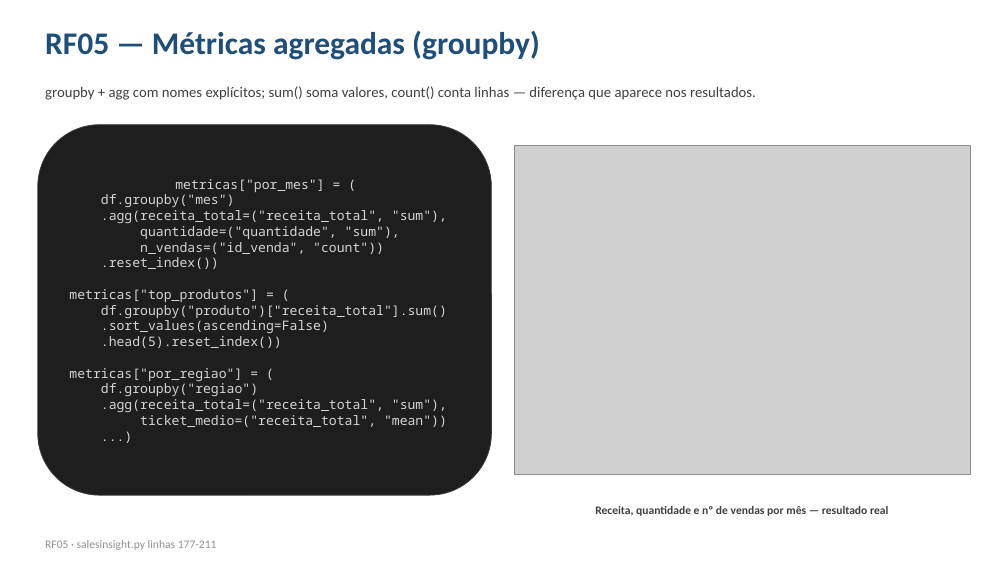
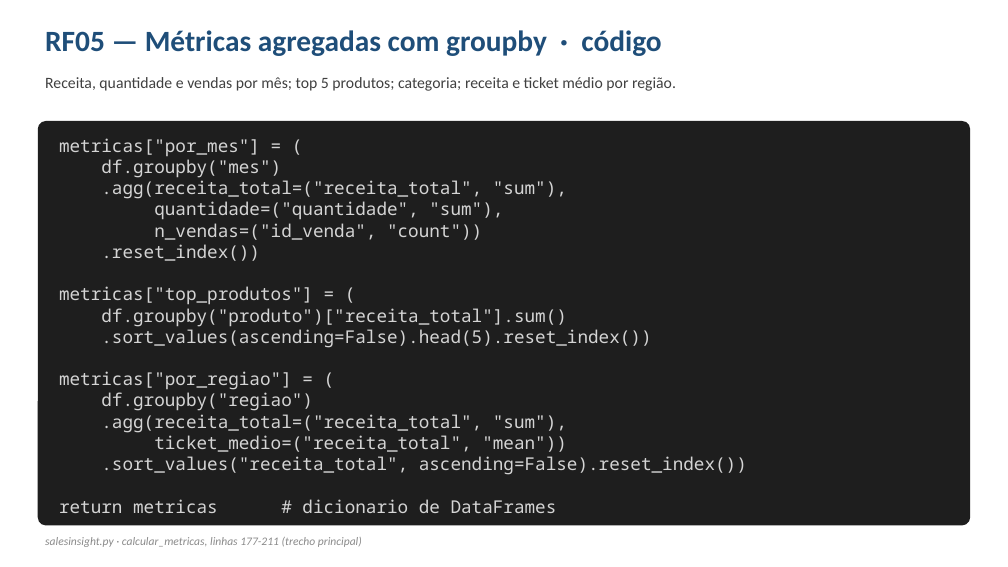
Before and after one commit to petersongardin/SalesInsight-PY, a slide deck: slide 12 of SalesInsight_PY.pptx (slide 7 before the commit). Drawn at 1008x567 pixels with LibreOffice and Linux fonts; fonts in the diff are those of the drawing; grey boxes stand for pictures. Boxes give left, top, right and bottom in pixels: in the first picture for what was removed or moved away, otherwise in the second. Text is boxed around its words. In the diff, an @@ line names an element or a change of style, - is before the commit and + after.

```diff
--- a/SalesInsight_PY.pptx
+++ b/SalesInsight_PY.pptx
@@ text at <box>45,30,661,56</box>: text changed; size 30 to 28 pt @@
-RF05 — Métricas agregadas (groupby)
+RF05 — Métricas agregadas com groupby · código
@@ text removed at <box>45,86,756,100</box> @@
-groupby + agg com nomes explícitos; sum() soma valores, count() conta linhas — diferença que aparece nos resultados.
@@ text added at <box>45,77,676,91</box>, 15 pt, text #404040 @@
+Receita, quantidade e vendas por mês; top 5 produtos; categoria; receita e ticket médio por região.
@@ rounded rectangle "metricas["por_mes"] = (": place and size @@
-rounded rectangle "metricas["por_mes"] = (" at <box>38,125,492,495</box>
+rounded rectangle "metricas["por_mes"] = (" at <box>38,121,970,526</box>
@@ rounded rectangle "metricas["por_mes"] = (" at <box>38,121,970,526</box>: vertical alignment middle to top; outline #3A3A3A 0.75 pt to none; proportions changed @@
@@ text in rounded rectangle at <box>59,138,567,452</box>: size 12.5 to 16.8 pt in "metricas["por_mes"] = (", "df.groupby("mes")", ".agg(receita_total=("receita_total", "sum"),", "quantidade=("quantidade", "sum")," and 8 more places; alignment centre to left @@
@@ picture removed at <box>514,145,970,475</box> @@
@@ text in rounded rectangle at <box>101,326,651,348</box>: text changed; size 12.5 to 16.8 pt @@
-.sort_values(ascending=False)
-.head(5).reset_index())
+.sort_values(ascending=False).head(5).reset_index())
@@ text in rounded rectangle at <box>59,456,747,513</box>: text changed; size 12.5 to 16.8 pt @@
-...)
+.sort_values("receita_total", ascending=False).reset_index())
+return metricas # dicionario de DataFrames
@@ text removed at <box>595,506,888,516</box> @@
-Receita, quantidade e nº de vendas por mês — resultado real
@@ text at <box>45,537,362,547</box>: text changed; text colour #909090 to #8A8A8A; italic on @@
-RF05 · salesinsight.py linhas 177-211
+salesinsight.py · calcular_metricas, linhas 177-211 (trecho principal)
```
Also in this commit, not shown: 18 other slides changed, 19 slides added, 2 slides removed, 15 other files.
